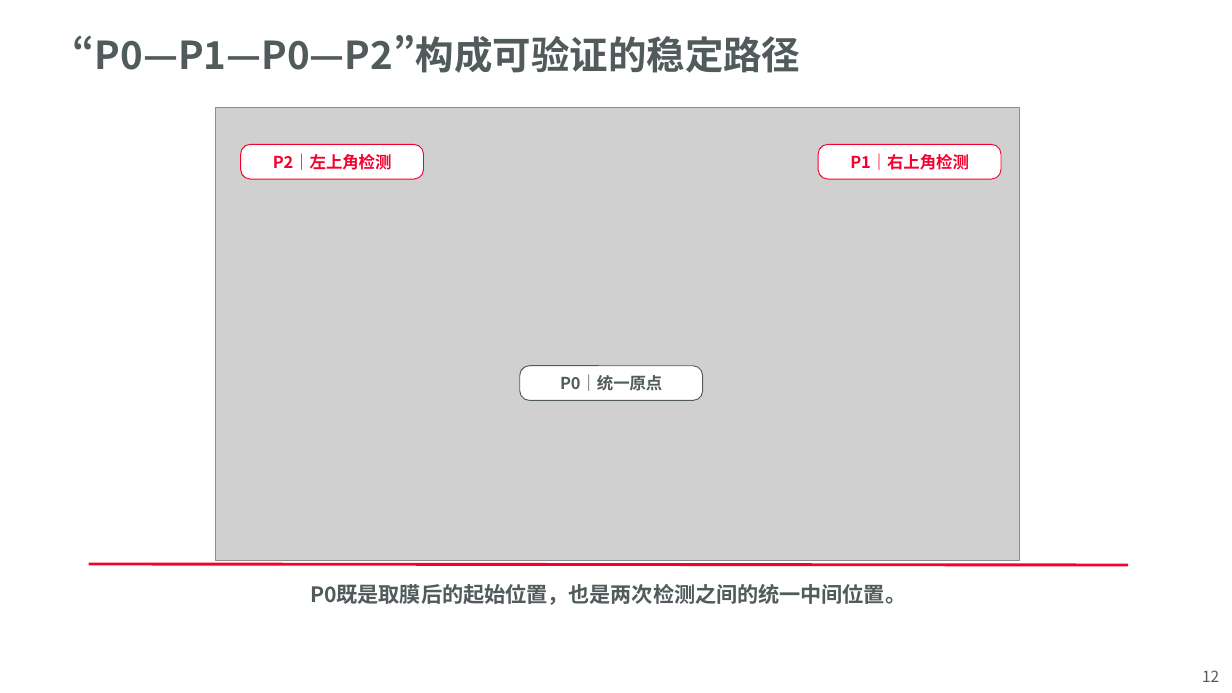
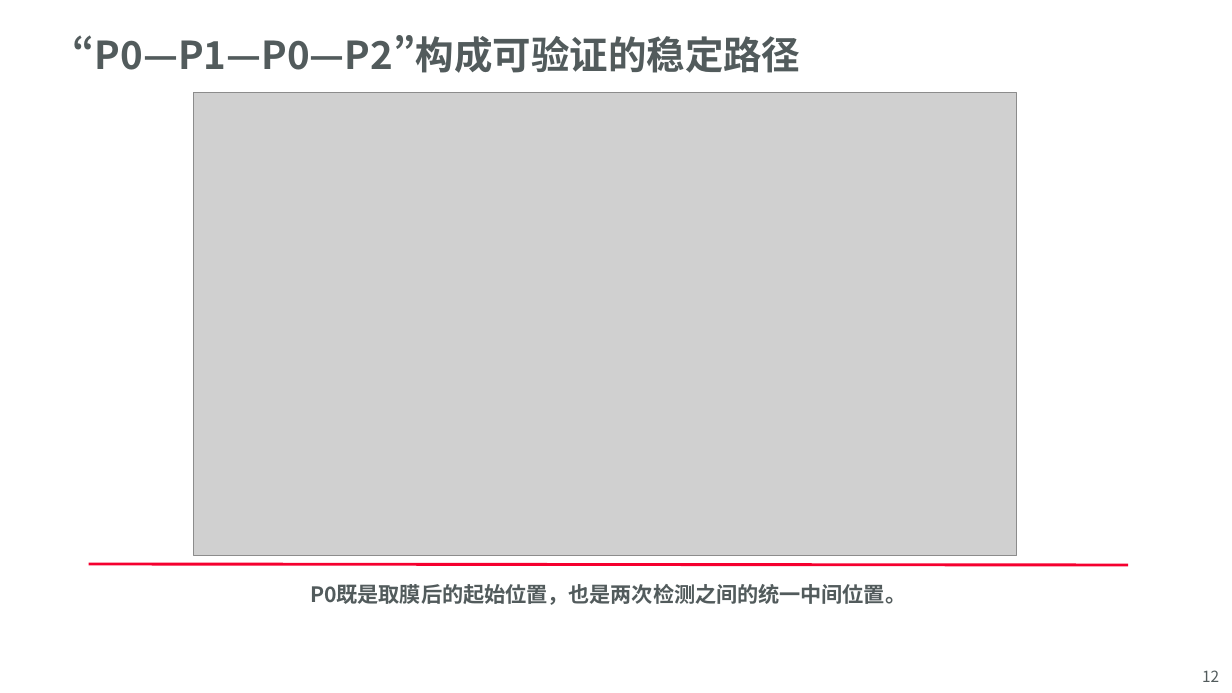
Before and after one commit to Zhang-Bo-glitch/muRata, a slide deck: slide 12 of ZB_PPT_X.pptx. Drawn at 1232x693 pixels with LibreOffice and Linux fonts; fonts in the diff are those of the drawing; grey boxes stand for pictures; background and template pictures are left out. Boxes give left, top, right and bottom in pixels: in the first picture for what was removed or moved away, otherwise in the second. Text is boxed around its words. In the diff, an @@ line names an element or a change of style, - is before the commit and + after.

```diff
--- a/ZB_PPT_X.pptx
+++ b/ZB_PPT_X.pptx
@@ picture: place and size @@
-picture at (216,108,1020,561)
+picture at (194,92,1018,555)
@@ rounded rectangle removed at (240,144,423,179) @@
-P2｜左上角检测
@@ rounded rectangle removed at (818,144,1001,179) @@
-P1｜右上角检测
@@ rounded rectangle removed at (519,366,702,401) @@
-P0｜统一原点
```
Also in this commit, not shown: 3 other slides changed, 1 other file.
